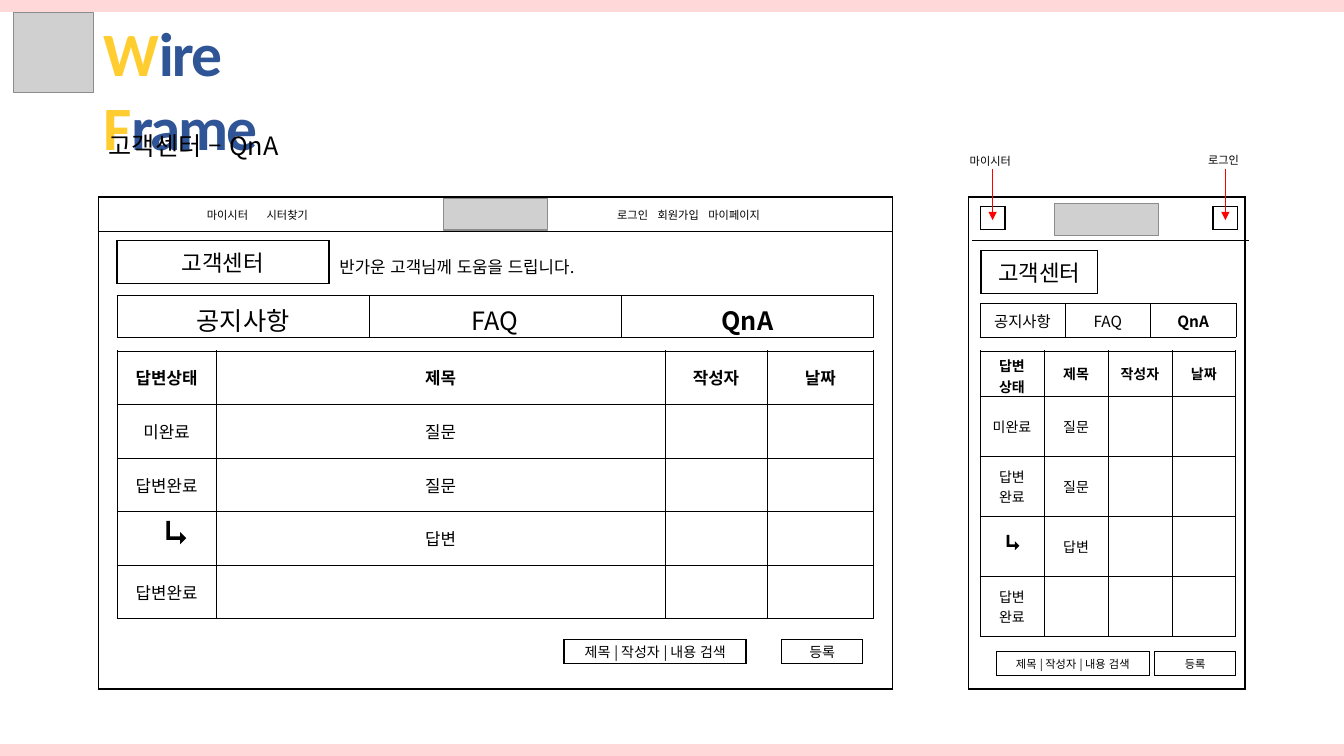
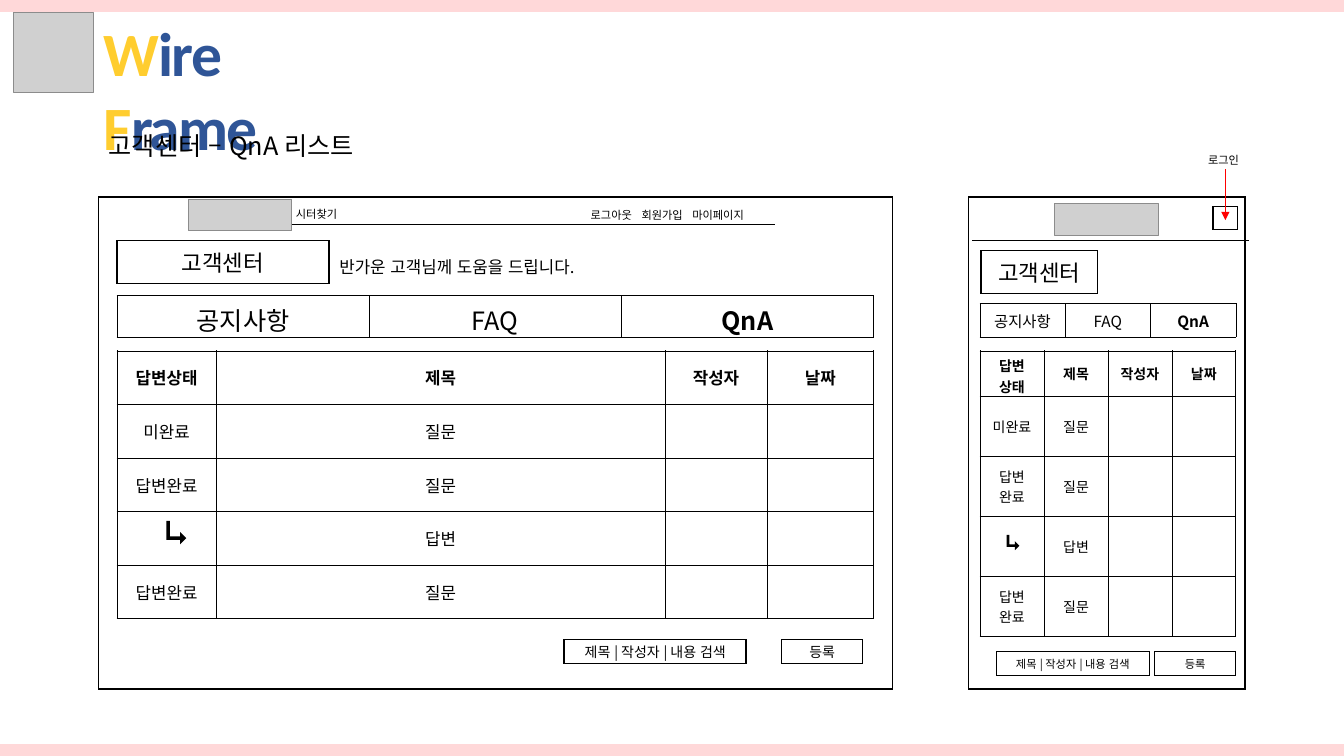
Before and after one commit to hhsw07/ezen-academy-projects, a slide deck: slide 31 of hsw/반려동물관리서비스_송우.pptx (slide 14 before the commit). Drawn at 1344x756 pixels with LibreOffice and Linux fonts; fonts in the diff are those of the drawing; grey boxes stand for pictures. Boxes give left, top, right and bottom in pixels: in the first picture for what was removed or moved away, otherwise in the second. Text is boxed around its words. In the diff, an @@ line names an element or a change of style, - is before the commit and + after.

```diff
--- a/hsw/반려동물관리서비스_송우.pptx
+++ b/hsw/반려동물관리서비스_송우.pptx
@@ text at [109,129,354,160]: text changed @@
-고객센터 – QnA
+고객센터 – QnA 리스트
@@ text removed at [970,155,1011,166] @@
-마이시터
@@ arrow removed from (993, 169) to (993, 220) @@
@@ picture: place and size @@
-picture at [444,199,547,230]
+picture at [189,200,292,231]
@@ text removed at [207,209,248,220] @@
-마이시터
@@ text "시터찾기": place and size @@
-text "시터찾기" at [267,209,308,220]
+text "시터찾기" at [296,208,337,219]
@@ text at [591,209,744,220]: text changed @@
-로그인 회원가입 마이페이지
+로그아웃 회원가입 마이페이지
@@ rectangle removed at [980,207,1005,230] @@
@@ line moved from (99, 231) - (892, 231) to (291, 225) - (775, 225) @@
@@ table at [117,351,874,619] @@
-row 5, column 2: 
+row 5, column 2: 질문
@@ table at [980,351,1235,637] @@
-row 5, column 2: 
+row 5, column 2: 질문
```
Also in this commit, not shown: 9 other slides changed, 31 slides added, 2 slides removed, 1 other file.
